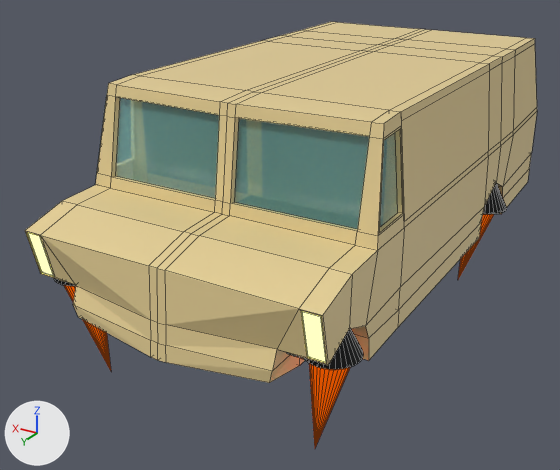
Two versions of the Blender file BlenderModels/levtiating_truck.blend, one commit apart.
One viewpoint serves both versions: a camera (50 mm lens) standing at (-2.44, 4.75, 1.65) and looking at (0.22, 0.32, -0.56). The lights are fixed; the arrows at lower left show +X, +Y and +Z. Mesh edges are drawn as thin lines.
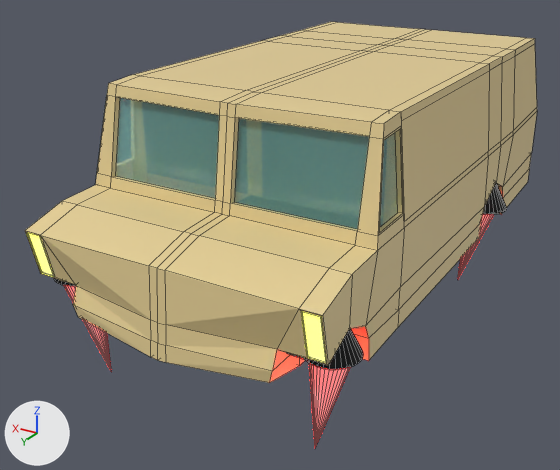
Commit message: levitating truck fix materials

Where the change shows, as pixel boxes (x1, y1, x2, y2) in the pictures (560 x 470 px):
```json
{"object": "Cube", "change": "recoloured", "before": [26, 184, 506, 447], "after": [26, 184, 506, 447]}
```

The change, as JSON lines over the scene's bpy script:
```json
{"op": "remove", "block": "mat_material_001", "code": "mat_material_001.strength = 5.0"}
{"op": "set", "path": "mat_material_001", "old": "emission_material('Material.001')", "new": "principled_material('Material.001')"}
{"op": "set", "path": "mat_material_001.base_color", "old": "(1.0, 0.992, 0.111)", "new": "(0.8, 0.8, 0.8)", "note": "yellow #fffe5e -> white #e7e7e7"}
{"op": "add", "block": "mat_material_001", "code": "mat_material_001.emission_color = (0.578, 1.0, 0.0)  # green #c8ff00"}
{"op": "add", "block": "mat_material_001", "code": "mat_material_001.emission_strength = 15.0"}
{"block": "mat_material_004", "change": "nodes: Emission, OutputMaterial, ValToRGB"}
{"block": "mat_material_004", "change": "colours: orange #b96e00, red #ff0f00"}
{"block": "mat_material_004", "change": "nodes: BsdfPrincipled, OutputMaterial"}
{"block": "mat_material_004", "change": "colours: red #ff0000"}
```
